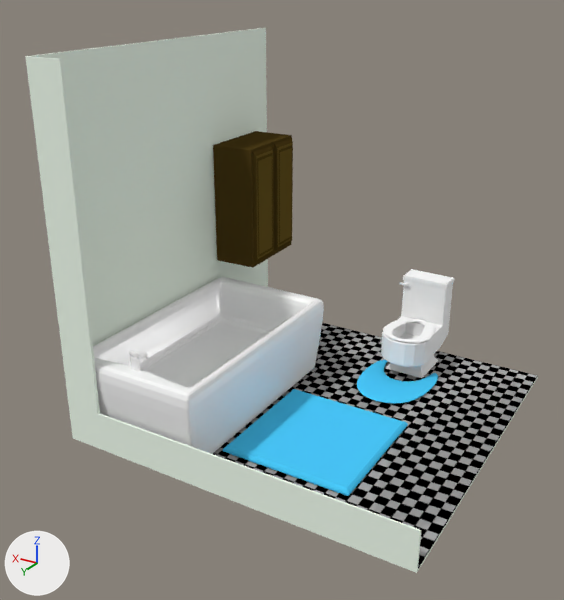
The Blender file House builder/Assets/Models/Rooms/Bathroom_Room.blend as it was, and as the next commit left it.
Before and after are seen from a camera (50 mm lens) standing at (-3.7, 7.1, 4.76) and looking at (0.29, 0.45, 1.43). Every picture has the same lights, and +X, +Y and +Z are marked at lower left.

Names of what the first picture shows: 'Bath', 'Cabinet', 'Carpet', 'Mat', 'Room', 'Toilet'.
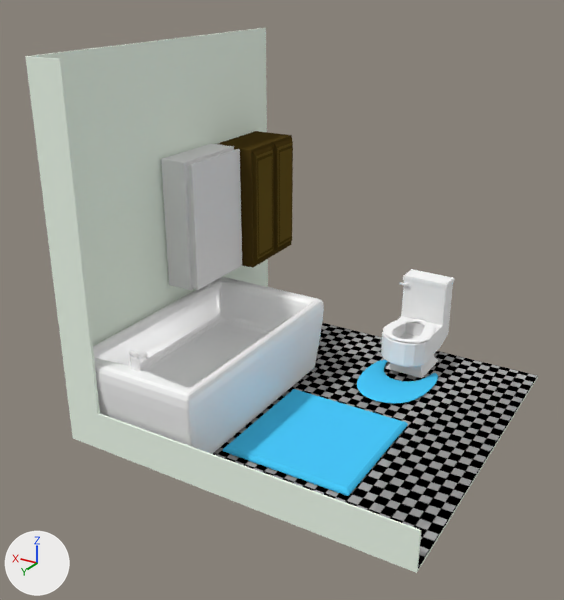
Diff of the bpy script that builds the scene:
```diff
--- a/House builder/Assets/Models/Rooms/Bathroom_Room.blend.py
+++ b/House builder/Assets/Models/Rooms/Bathroom_Room.blend.py
@@ mat_material @@
+mat_material = diffuse_material('Material')
+mat_material.base_color = (0.8, 0.8, 0.8)  # white #e7e7e7
@@ me_cube_003 @@
+me_cube_003.from_pydata(...)  # 85 vertices, 86 faces; spans x -1.55..1.0, y -1.0..1.0, z -1.0..1.0
+me_cube_003.materials.append(mat_material)  # white #e7e7e7
@@ ob_cube @@
+ob_cube = bpy.data.objects.new('Cube', me_cube_003)
+ob_cube.location = (1.81, -0.19, 1.97)
+ob_cube.scale = (0.166, 0.488, 0.769)
```

Where the change shows, as pixel boxes [x1, y1, x2, y2] in the pictures (564 x 600 px):
'Cube', added
    after: [161, 144, 242, 290]
